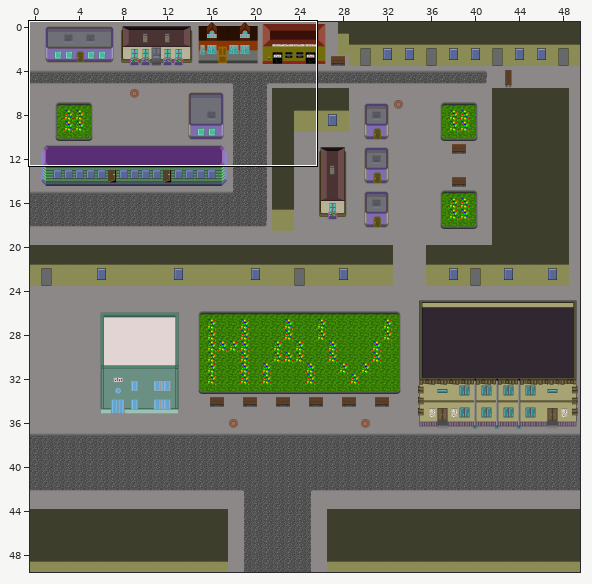
Two states of a Tiled map, Havoiskateli/content/levels/city_day/debug_level.tmx. Above: a wide view before the commit, with the close-up outlined.
Close-up. First the earlier version:
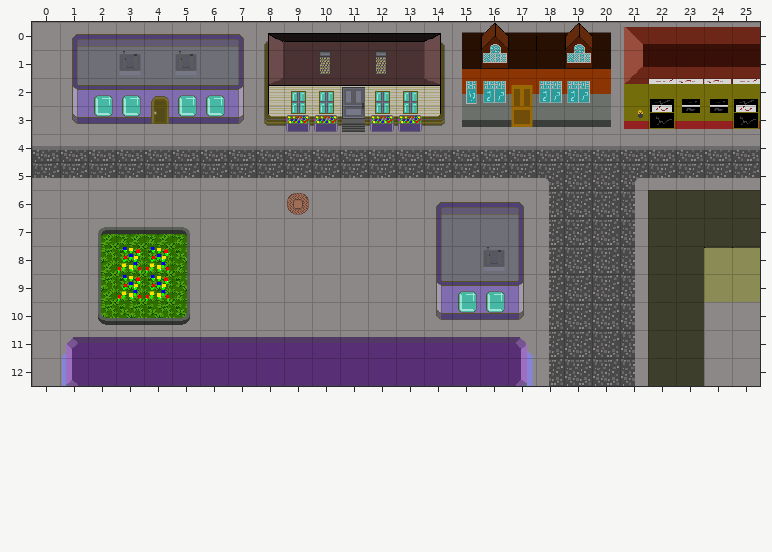
Cells are 32x32 px. Shown: x 0..25, y 0..12. The commit also changed other parts of the map, which this record leaves out.
Now the later version:
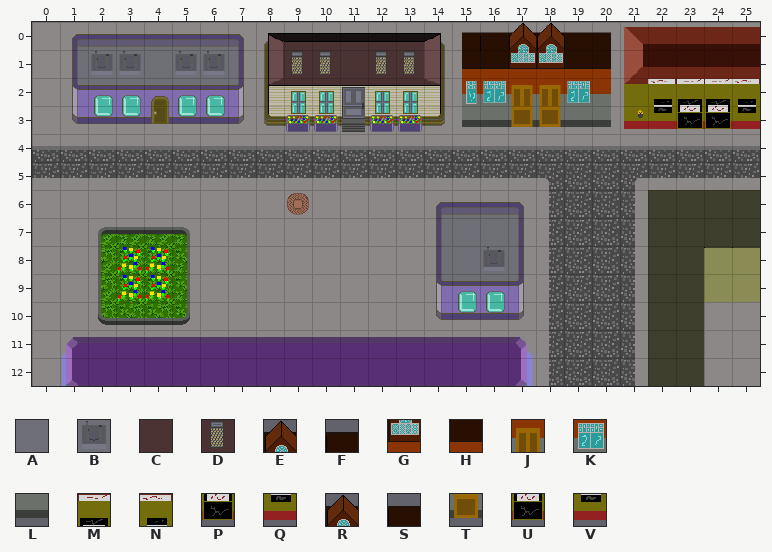
Key: from "city_day_houses_small": A 5, B 6, C 21, D 22, E 33, F 34, G 37, H 38, J 41, K 42, L 46, M 57, N 58, P 61, Q 62; from "city_floors": R 13, S 14, T 79, U 83, V 84.
_ is an empty cell.
Difference:
Layer "big_objects":
y 0: x 16..19 EFFE -> SRRS
y 1: x 2 A -> B; x 6 A -> B; x 9 C -> D; x 13 C -> D; x 16..19 GHHG -> HGGH
y 2: x 18 K -> J; x 22..25 MNNM -> NMMN
y 3: x 18 L -> T; x 22..25 PQQP -> VUUV
Changed places in both close-ups, as pixel boxes (x1, y1, x2, y2):
changed: (480, 23, 592, 127)
changed: (91, 51, 113, 75)
changed: (203, 51, 225, 75)
changed: (291, 51, 303, 75)
changed: (403, 51, 415, 75)
changed: (648, 79, 760, 129)
